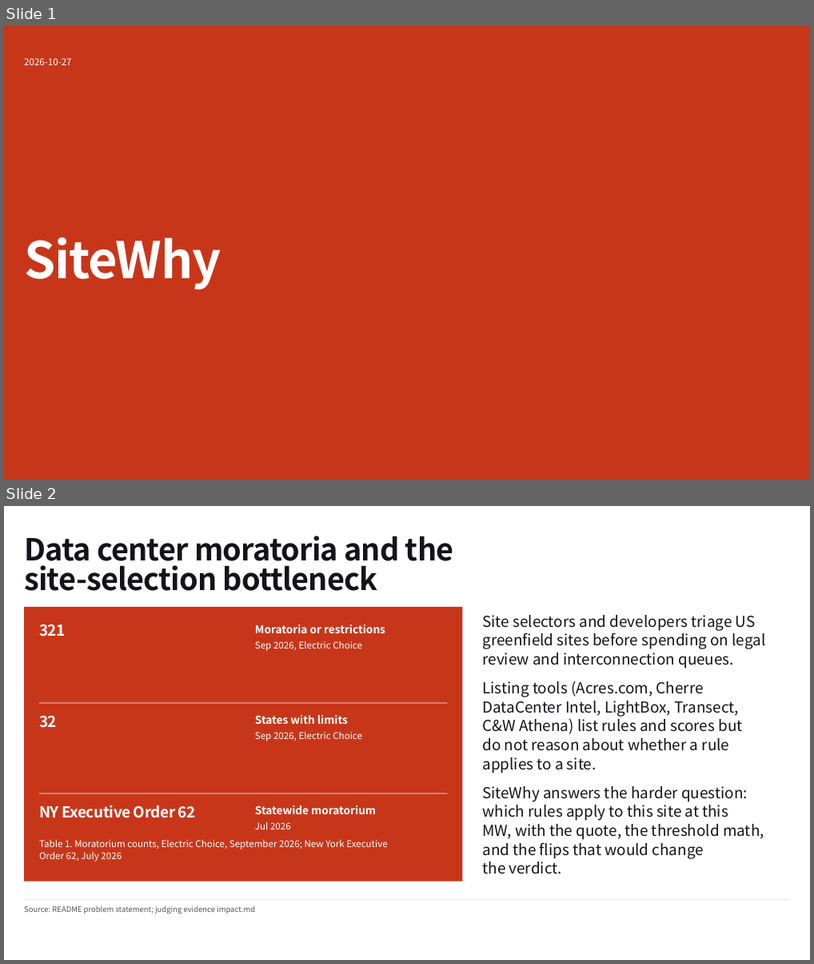
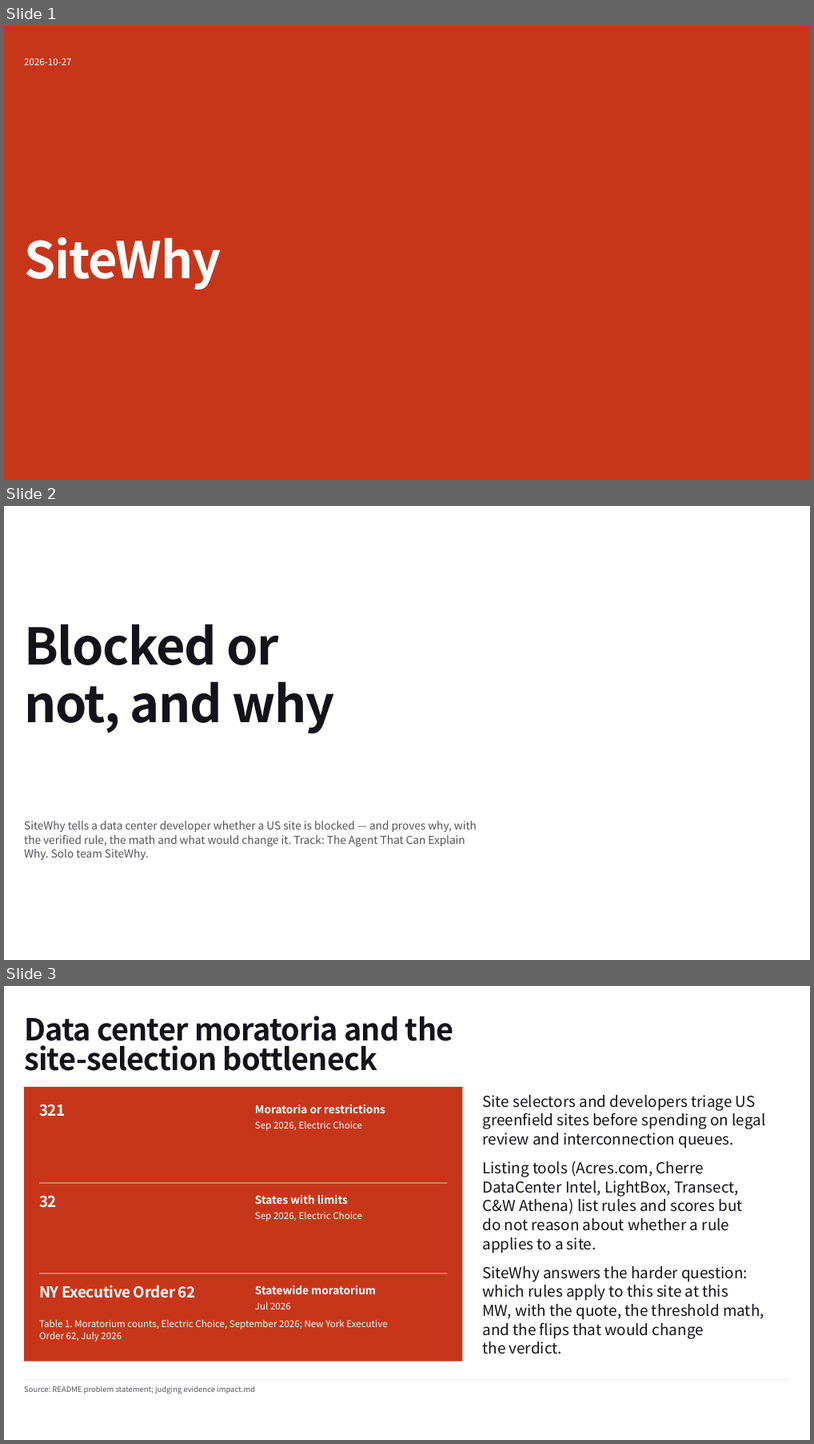
Before and after one commit to wjgoarxiv/sitewhy, a slide deck: submission/deck/sitewhy-deck.pptx. Shown one above the other, each under a label of ours: slides 1 and 2 before the commit, slides 1, 2 and 3 after it. The pictures are 814x964 and 814x1444 pixels, drawn with LibreOffice and Linux fonts; fonts in the diff are those of the drawing. Boxes give left, top, right and bottom in pixels: in the first picture for what was removed or moved away, otherwise in the second. Text is boxed around its words. In the diff, an @@ line names an element or a change of style, - is before the commit and + after.

```diff
--- a/submission/deck/sitewhy-deck.pptx
+++ b/submission/deck/sitewhy-deck.pptx
@@ slide 2 added at box(4, 506, 810, 960), background #FFFFFF @@
@@ text added at box(24, 624, 334, 733), 60 pt, text #15131A, bold @@
+Blocked or
+not, and why
@@ text added at box(24, 820, 477, 860), 13 pt, text #55525C @@
+SiteWhy tells a data center developer whether a US site is blocked — and proves why, with
+the verified rule, the math and what would change it. Track: The Agent That Can Explain
+Why. Solo team SiteWhy.
@@ what was slide 2 is now slide 3 @@
```
Also in this commit, not shown: 3 slides changed, 1 other slide added, 1 slide removed, 2 other files.
